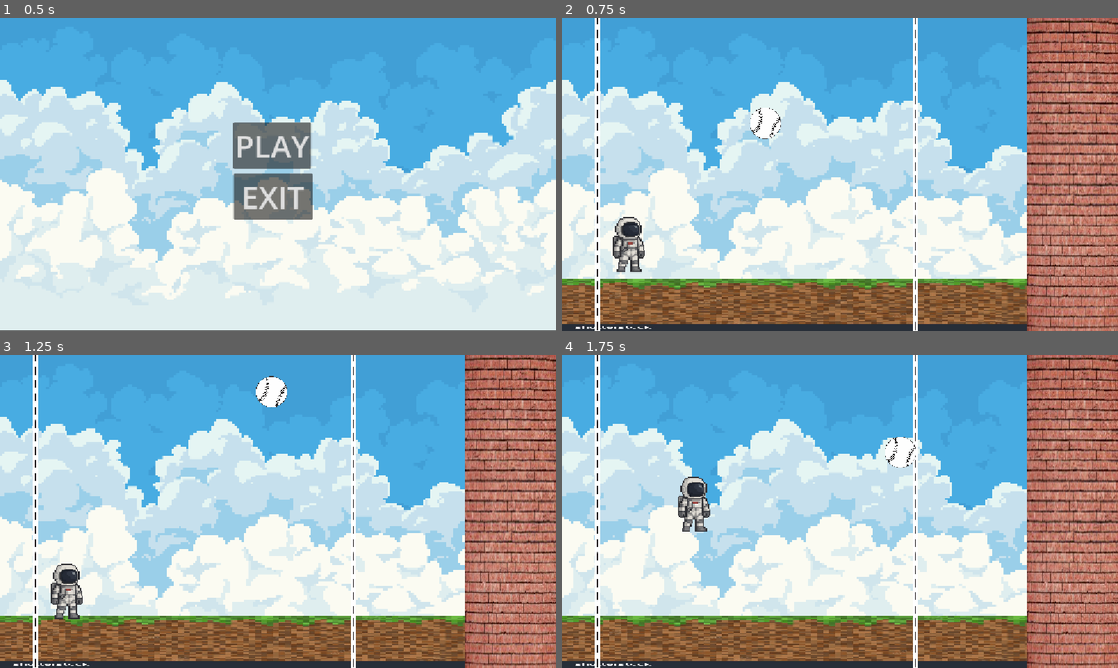
Above: before the commit, frames 1-4 (two rows, left to right).
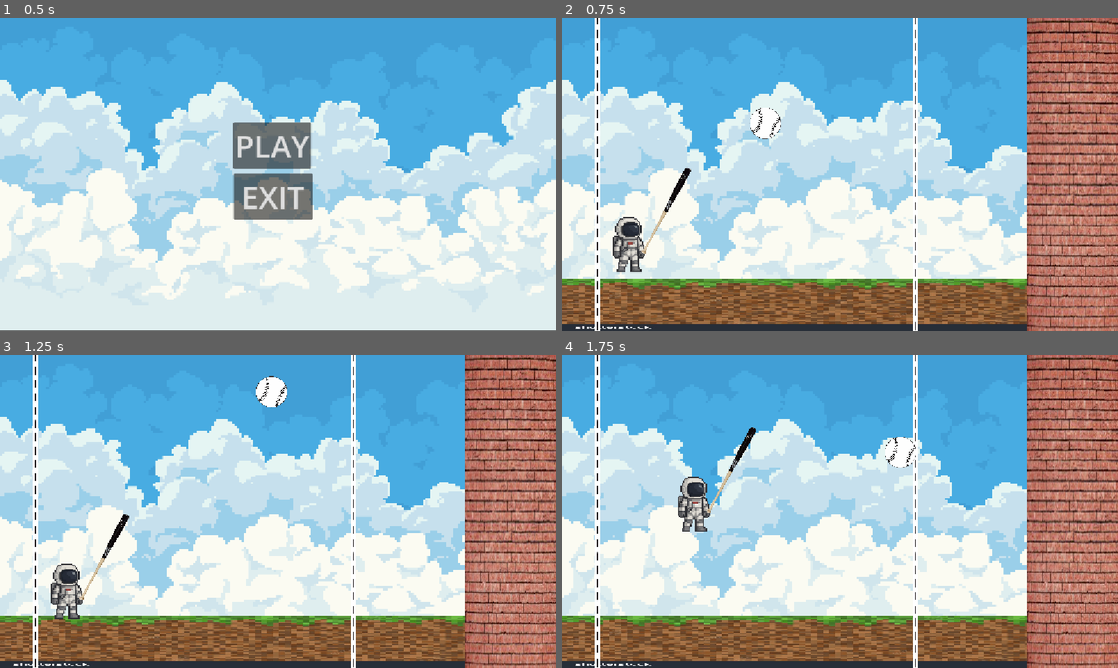
Above: after the commit, the same moments.

Repository: MultiplayerJake/GameJam-Crow-Smash
Game: Godot game, scene res://Scenes/MainScenes/menu.tscn
The game is run twice, just before and just after one commit, with the same random seed, the same clock (stepped at 60 frames per second) and the same inputs.
Inputs:
- Up to frame 1 (0.5 s): no input
- Up to frame 2 (0.75 s): click "PLAY" at 0.5 s
- Up to frame 3 (1.25 s): no input
- Up to frame 4 (1.75 s): hold D (right) from 1.28 s (still down); hold W (jatpack) from 1.28 s (still down)

Frame 1 is identical in both runs. In frame 2, 0.2% of the frame differs, in the area x 14-24%, y 47-76%; in frame 3, 0.2%; in frame 4, 0.2%, in the area x 25-35%, y 23-51%.

Commit message:
Update character.tscn

Diff:
--- a/Scenes/MainScenes/character.tscn
+++ b/Scenes/MainScenes/character.tscn
@@ -3,10 +3,48 @@
 [ext_resource type="Texture2D" uid="uid://b68xe0ifquh4m" path="res://Assets/placeholders/player.png" id="1_0xpt2"]
 [ext_resource type="Script" uid="uid://4mfjt5cgb04n" path="res://Scripts/character.gd" id="1_yviun"]
 [ext_resource type="AudioStream" uid="uid://dngfgn0mmpf1h" path="res://Assets/SFX/Swing.mp3" id="3_tfkgr"]
+[ext_resource type="Texture2D" uid="uid://vvplokint27q" path="res://Assets/placeholders/bat.png" id="4_iuy1f"]
 
 [sub_resource type="CapsuleShape2D" id="CapsuleShape2D_ddf6i"]
 radius = 24.0
 height = 100.0
+
+[sub_resource type="Animation" id="Animation_iuy1f"]
+resource_name = "BatSwing"
+length = 0.22999999999999998
+tracks/0/type = "value"
+tracks/0/imported = false
+tracks/0/enabled = true
+tracks/0/path = NodePath("Bat:rotation")
+tracks/0/interp = 1
+tracks/0/loop_wrap = true
+tracks/0/keys = {
+"times": PackedFloat32Array(0, 0.2),
+"transitions": PackedFloat32Array(1, 1),
+"update": 0,
+"values": [-0.7320601, 1.3693064]
+}
+
+[sub_resource type="Animation" id="Animation_7k7ox"]
+length = 0.001
+tracks/0/type = "value"
+tracks/0/imported = false
+tracks/0/enabled = true
+tracks/0/path = NodePath("Bat:rotation")
+tracks/0/interp = 1
+tracks/0/loop_wrap = true
+tracks/0/keys = {
+"times": PackedFloat32Array(0),
+"transitions": PackedFloat32Array(1),
+"update": 0,
+"values": [-0.7320601]
+}
+
+[sub_resource type="AnimationLibrary" id="AnimationLibrary_ji4ov"]
+_data = {
+&"BatSwing": SubResource("Animation_iuy1f"),
+&"RESET": SubResource("Animation_7k7ox")
+}
 
 [node name="character" type="CharacterBody2D" unique_id=710158590]
 collision_mask = 14
@@ -23,3 +61,13 @@
 
 [node name="AudioStreamPlayer2D" type="AudioStreamPlayer2D" parent="." unique_id=1993744766]
 stream = ExtResource("3_tfkgr")
+
+[node name="Bat" type="Sprite2D" parent="." unique_id=106400254]
+position = Vector2(27.000008, 16)
+rotation = -0.7320601
+scale = Vector2(0.099666454, 0.099666454)
+texture = ExtResource("4_iuy1f")
+offset = Vector2(934, -318)
+
+[node name="AnimationPlayer" type="AnimationPlayer" parent="." unique_id=2107750829]
+libraries/ = SubResource("AnimationLibrary_ji4ov")
